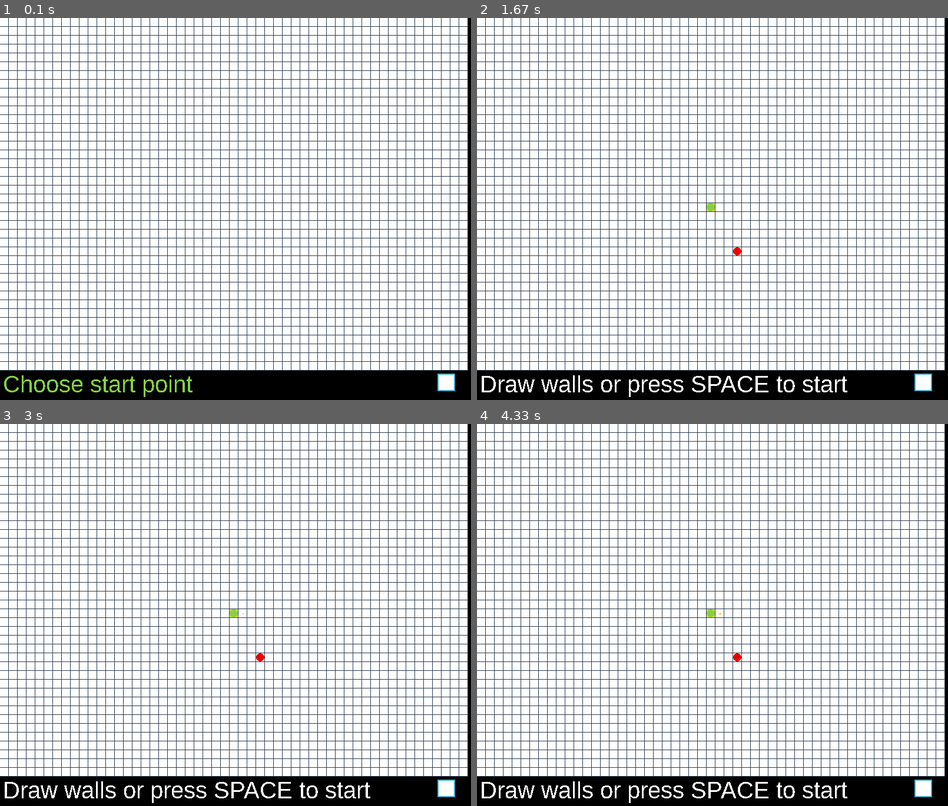
Above: before the commit, frames 1-4 (two rows, left to right).
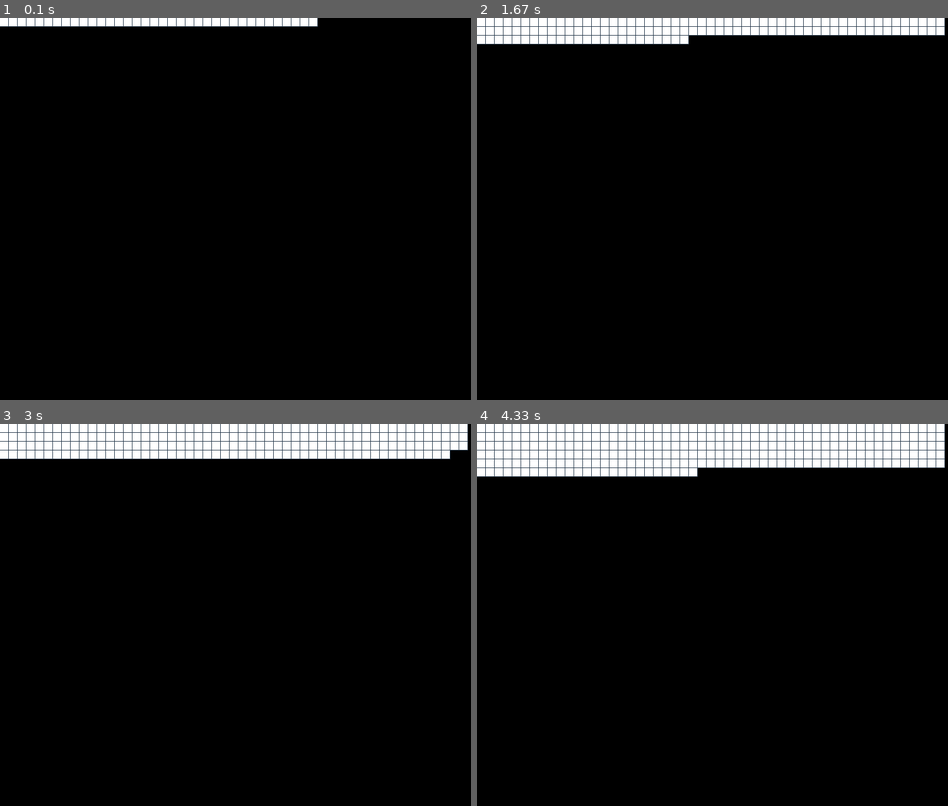
Above: after the commit, the same moments.

Repository: MrJoeKr/Pathfinding-Visualizer-Python
Game: pygame game, started from run.pyw
The game is run twice, just before and just after one commit, with the same random seed, the same clock (stepped at 60 frames per second) and the same inputs.
Inputs (mouse positions are in pixels of both pictures, inside the frame that each line leads up to):
- Up to frame 1 (0.1 s): no input
- Up to frame 2 (1.67 s): click (712, 209) at 0.38 s; click (731, 254) at 0.72 s; tap Space at 1 s
- Up to frame 3 (3 s): no input
- Up to frame 4 (4.33 s): no input

The runs differ from the first frame. In frame 1, 91% of the frame differs, in the area x 0-100%, y 0-100%; in frame 2, 87%; in frame 3, 84%; in frame 4, 80%.

Commit message:
Update specific rectangles on display for better performance

Diff:
--- a/a_star_path_finding_app.py
+++ b/a_star_path_finding_app.py
@@ -14,20 +14,16 @@
 mainClock = pygame.time.Clock()
 
 def run_app():
-    DISPLAY.fill(BLACK)
 
     # Initialize board window object
     app_window = BoardWindow(DISPLAY, ROWS, COLS)
 
     while app_window.running:
 
-        app_window.draw_text()
-
         app_window.process_mouse_events()
 
         app_window.process_key_events()
 
-        app_window.update_window()
         mainClock.tick(FPS)
 
 
--- a/board_window.py
+++ b/board_window.py
@@ -26,6 +26,8 @@
     def __init__(
             self, display: pygame.display, rows: int, cols: int):
 
+        display.fill(color_constants.BLACK)
+
         self.board = NodeBoard(display, rows, cols)
 
         # Text panel
@@ -45,6 +47,9 @@
 
         self.running = True
 
+        self._update_text()
+        pygame.display.update()
+
     def get_node_board(self) -> NodeBoard:
         return self.board
 
@@ -65,10 +70,14 @@
                     board.start_node = node
                     node.draw_as_circle(START_POINT_COLOR)
 
+                    self._update_text()
+
                 elif board.end_node is None and node != board.start_node:
 
                     board.end_node = node
                     node.draw_as_circle(END_POINT_COLOR)
+
+                    self._update_text()
 
                 # Draw walls
                 elif board.end_node is not None and node != board.end_node and node != board.start_node and not node.is_wall():
@@ -81,8 +90,12 @@
                 if node is board.start_node:
                     board.start_node = None
 
+                    self._update_text()
+
                 elif node is board.end_node:
                     board.end_node = None
+
+                    self._update_text()
 
                 elif node.is_wall():
                     node.unset_wall()
@@ -97,7 +110,8 @@
             self._tick_box_executed = True
             self._wait_for_next_execution_thread()
 
-    def draw_text(self) -> None:
+    # Update text when some progress happened
+    def _update_text(self) -> None:
 
         self.text_panel.clear_panel()
         text_margin_left = 5
@@ -137,7 +151,6 @@
 
         return node
 
-    # TODO
     # Process keys
     def process_key_events(self) -> None:
 
@@ -164,6 +177,8 @@
                     search_path(self.board, show_steps=show_steps)
                     # print("Done")
 
+                    self._update_text()
+
                     self.board.draw_path()
 
     def quit_app(self) -> None:
--- a/config_constants.py
+++ b/config_constants.py
@@ -3,7 +3,7 @@
 DISPLAY_WIDTH = 800
 DISPLAY_HEIGTH = 650
 
-FPS = 60
+FPS = 120
 
 # Nodes count
 ROWS = 40
--- a/node_board_object.py
+++ b/node_board_object.py
@@ -30,7 +30,7 @@
             for x in range(self.cols):
                 node = Node(self.display, parent=None, position=(x, y))
                 sub.append(node)
-                node.draw_display()
+                node.draw_node()
 
         return out
 
@@ -54,11 +54,11 @@
         for node in self.path:
 
             if node == self.path[0]:
-                node.set_color(node_color)
+                node.change_node_color(node_color)
                 node.draw_as_circle(START_POINT_COLOR)
 
             elif node == self.path[-1]:
-                node.set_color(node_color)
+                node.change_node_color(node_color)
                 node.draw_as_circle(END_POINT_COLOR)
 
             else:
--- a/node_object.py
+++ b/node_object.py
@@ -30,11 +30,10 @@
 
         self.draw_x, self.draw_y = self.draw_position
 
+        self._update_rect = pygame.Rect(self.draw_x, self.draw_y, self.width, self.width)
+
         # For A* algorithm
-        # f = g + h
         self.g = 0
-        # self.h = 0
-        # self.f = 0
 
         self._is_wall = False
         self.visited = False
@@ -43,29 +42,36 @@
         # check equality with another node
         return self.position == other.position
 
-    def draw_display(self) -> None:
-        x, y = self.draw_position[0], self.draw_position[1]
+    def display_update(self):
+        pygame.display.update([self._update_rect])
+
+    def draw_node(self) -> None:
+        draw_x, draw_y = self.draw_position
 
         if self.is_wall():
             pygame.draw.rect(
                 self.display, WALL_COLOR,
-                pygame.Rect(x, y, self.width, self.width))
+                pygame.Rect(draw_x, draw_y, self.width, self.width))
+
+            self.display_update()
 
             return
 
         # Background square
         pygame.draw.rect(
             self.display, self.border_color,
-            pygame.Rect(x, y, self.width, self.width))
+            pygame.Rect(draw_x, draw_y, self.width, self.width))
 
         # Foreground square
         pygame.draw.rect(
             self.display, self.color,
             pygame.Rect(
-                x + FOREGROUND_PADDING,
-                y + FOREGROUND_PADDING,
+                draw_x + FOREGROUND_PADDING,
+                draw_y + FOREGROUND_PADDING,
                 self.width - FOREGROUND_PADDING * 2,
                 self.width - FOREGROUND_PADDING * 2))
+
+        self.display_update()
 
     def draw_pop_up_animation(self, color: Color) -> None:
 
@@ -92,9 +98,9 @@
             pygame.display.update([update_rect])
 
 
-    def set_color(self, color: Color) -> None:
+    def change_node_color(self, color: Color) -> None:
         self.color = color
-        self.draw_display()
+        self.draw_node()
 
     def draw_as_circle(self, color: Color) -> None:
         x, y = self.draw_position[0], self.draw_position[1]
@@ -112,17 +118,19 @@
             self.width / 2 - FOREGROUND_PADDING,
         )
 
+        self.display_update()
+
     def set_wall(self) -> None:
         self._is_wall = True
-        self.draw_display()
+        self.draw_node()
 
     def unset_wall(self) -> None:
         self._is_wall = False
-        self.draw_display()
+        self.draw_node()
 
     def clear_node(self) -> None:
         self.color = NODE_COLOR
-        self.draw_display()
+        self.draw_node()
 
     def is_wall(self):
         return self._is_wall
--- a/path_finding_algorithm.py
+++ b/path_finding_algorithm.py
@@ -137,7 +137,7 @@
 
         # TODO -> make pop up animation better
         # node.draw_pop_up_animation(color)
-        node.set_color(color)
+        node.change_node_color(color)
 
         # Update display
         pygame.display.update()
--- a/text_panel.py
+++ b/text_panel.py
@@ -12,10 +12,15 @@
         self.display = display
         self.background_color = background_color
 
+        self._update_rect = pygame.Rect(x, y, width, height)
+
         # Default font
         self.font = pygame.font.SysFont('Arial', 40)
 
         self.draw_display()
+
+    def update_display(self) -> None:
+        pygame.display.update(self._update_rect)
 
     def draw_display(self) -> None:
         pygame.draw.rect(
@@ -24,10 +29,14 @@
             pygame.Rect(self.x, self.y, self.width, self.height),
         )
 
+        self.update_display()
+
     def clear_panel(self):
         self.draw_display()
 
-    # x and y are from top-left from the text panel
+    # x and y are coords from top-left corner of the text panel
     def write_text(self, x: int, y: int, what: str, color: Color) -> None:
         the_text = self.font.render(what, False, color)
         self.display.blit(the_text, (x + self.x , y + self.y))
+
+        self.update_display()
--- a/tick_box.py
+++ b/tick_box.py
@@ -22,13 +22,18 @@
 
         self.foreground_padding = FOREGROUND_PADDING
 
-        self.draw_display()
+        self._update_rect = pygame.Rect(x, y, width, width)
+
+        self.draw_tick_box()
 
     def is_mouse_collision(self, mx: int, my: int) -> bool:
         return self.x <= mx <= self.x + self.width and self.y <= my <= self.y + self.width
 
+    def update_display(self) -> None:
+        pygame.display.update(self._update_rect)
+
     # Draw tickbox on the display
-    def draw_display(self) -> None:
+    def draw_tick_box(self) -> None:
 
         # Background box
         background_rect = pygame.Rect(self.x, self.y, self.width, self.width)
@@ -41,6 +46,8 @@
                                       self.width - self.foreground_padding * 2)
         pygame.draw.rect(self.display, BACKGROUND_COLOR, foreground_rect)
 
+        self.update_display()
+
     # Tick / untick box and return whether it's ticked
     def tick_untick_box(self) -> bool:
 
@@ -48,7 +55,7 @@
         self.ticked = not self.ticked
 
         if not self.ticked:
-            self.draw_display()
+            self.draw_tick_box()
 
         else:
             # Draw cross
@@ -68,6 +75,7 @@
 
             pygame.draw.line(self.display, color_constants.GREEN, start_pos, end_pos, width=CROSS_WIDTH)
 
+        self.update_display()
 
         return self.ticked
 
